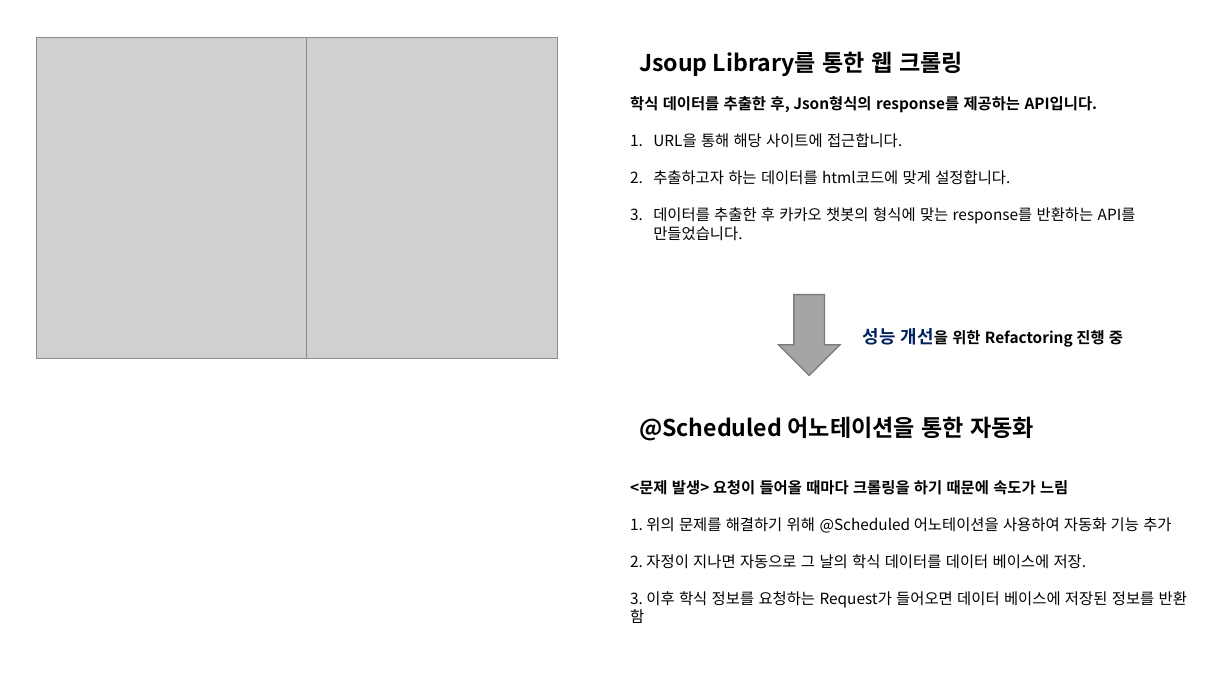
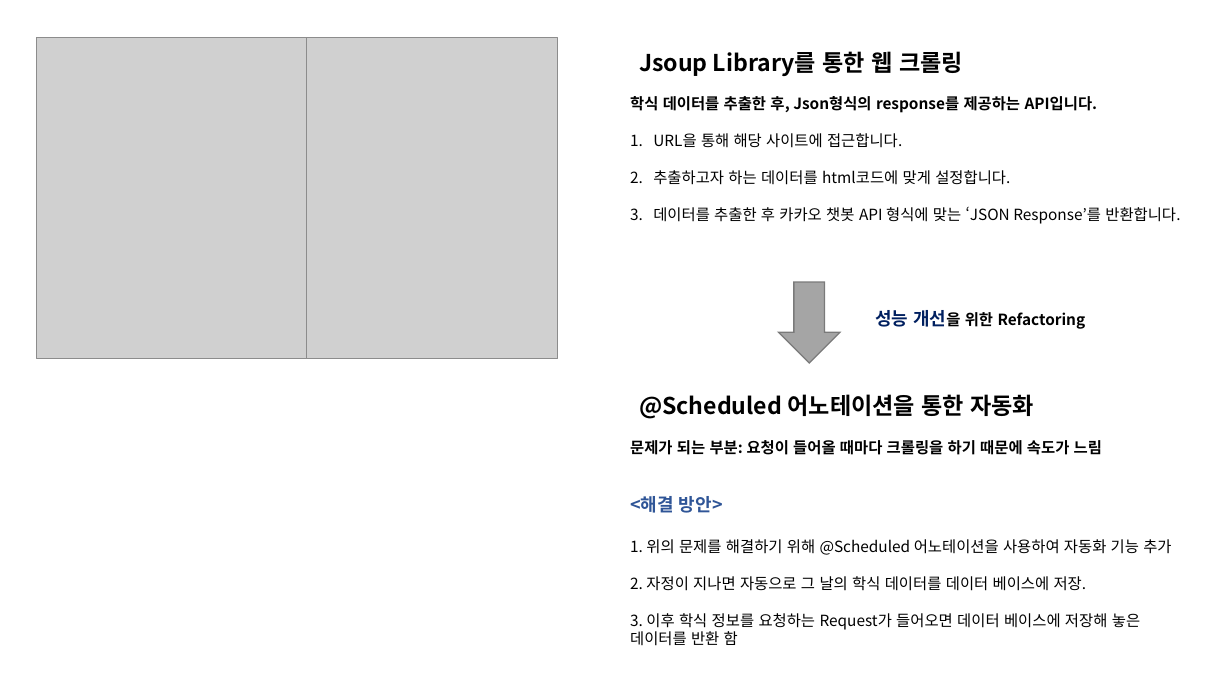
Before and after one commit to ohjinhokor/PortFolio, a slide deck: slide 5 of 오진호 포토폴리오.pptx. Drawn at 1232x693 pixels with LibreOffice and Linux fonts; fonts in the diff are those of the drawing; grey boxes stand for pictures; background and template pictures are left out. Boxes give left, top, right and bottom in pixels: in the first picture for what was removed or moved away, otherwise in the second. Text is boxed around its words. In the diff, an @@ line names an element or a change of style, - is before the commit and + after.

Commit message:
BlindNews 추가 및 상세 내용 수정

```diff
--- a/오진호 포토폴리오.pptx
+++ b/오진호 포토폴리오.pptx
@@ text at [653, 206, 1180, 224]: text changed @@
-3. 데이터를 추출한 후 카카오 챗봇의 형식에 맞는 response를 반환하는 API를 만들었습니다.
+3. 데이터를 추출한 후 카카오 챗봇 API 형식에 맞는 ‘JSON Response’를 반환합니다.
@@ down arrow: place and size @@
-down arrow at [779, 295, 840, 376]
+down arrow at [779, 282, 840, 363]
@@ text at [875, 310, 1086, 330]: text changed @@
-성능 개선을 위한 Refactoring 진행 중
+성능 개선을 위한 Refactoring
@@ text "@Scheduled 어노테이션을 통한 자동화": place and size @@
-text "@Scheduled 어노테이션을 통한 자동화" at [639, 416, 1034, 441]
+text "@Scheduled 어노테이션을 통한 자동화" at [639, 394, 1034, 419]
@@ text "문제가 되는 부분: 요청이 들어올 ...": place and size @@
-text "문제가 되는 부분: 요청이 들어올 ..." at [630, 480, 1187, 623]
+text "문제가 되는 부분: 요청이 들어올 ..." at [630, 440, 1171, 646]
@@ text at [630, 440, 1102, 513]: text changed @@
-<문제 발생> 요청이 들어올 때마다 크롤링을 하기 때문에 속도가 느림
+문제가 되는 부분: 요청이 들어올 때마다 크롤링을 하기 때문에 속도가 느림
+<해결 방안>
@@ text at [630, 613, 1140, 646]: text changed @@
-3. 이후 학식 정보를 요청하는 Request가 들어오면 데이터 베이스에 저장된 정보를 반환 함
+3. 이후 학식 정보를 요청하는 Request가 들어오면 데이터 베이스에 저장해 놓은 데이터를 반환 함
```
Also in this commit, not shown: 5 other slides changed, 1 slide added, 1 other file.
